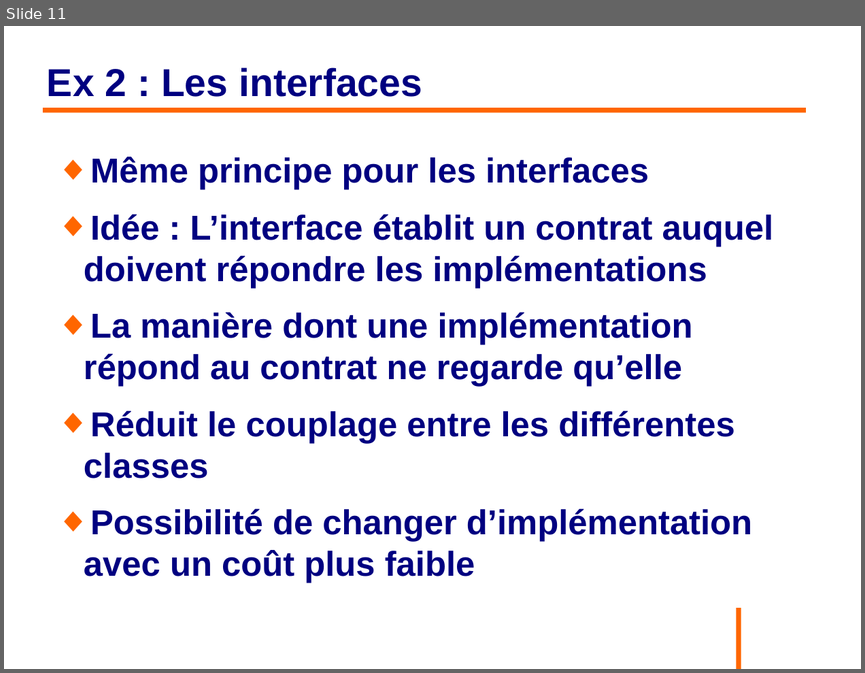
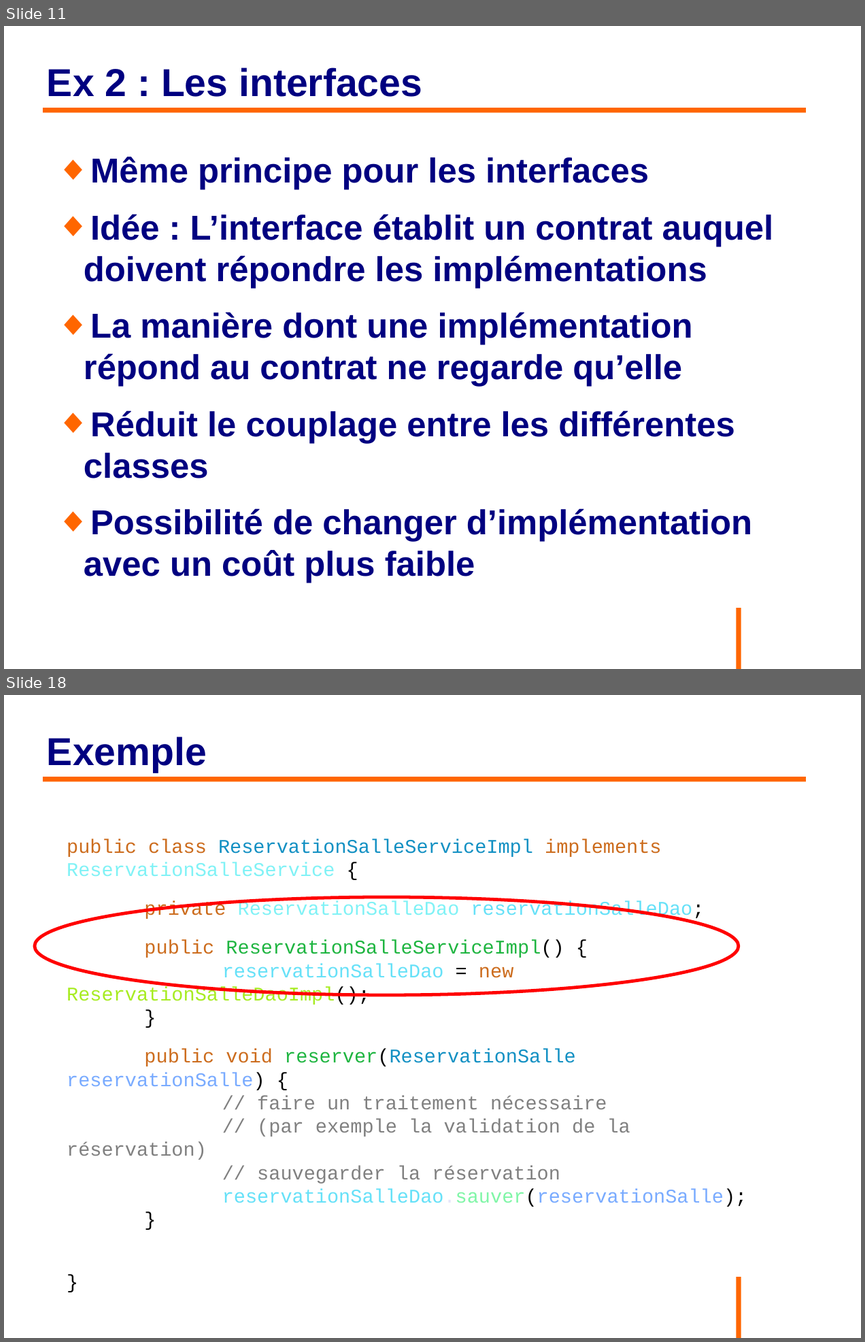
Before and after one commit to philphils/formation-spring, a slide deck: Documentation/diapo_formation_spring.odp. Shown one above the other, each under a label of ours: slide 11 before the commit, slides 11 and 18 after it; the slides between them are not shown. The pictures are 865x673 and 865x1342 pixels, drawn with LibreOffice and Linux fonts; fonts in the diff are those of the drawing; background and template pictures are left out. Boxes give left, top, right and bottom in pixels: in the first picture for what was removed or moved away, otherwise in the second. Text is boxed around its words. In the diff, an @@ line names an element or a change of style, - is before the commit and + after.

```diff
--- a/Documentation/diapo_formation_spring.odp
+++ b/Documentation/diapo_formation_spring.odp
@@ slide 18 added at (x1=4, y1=695, x2=861, y2=1338), background #FFFFFF; not listed: 1 template element that a slide beside it also shows @@
@@ title added at (x1=47, y1=736, x2=207, y2=773), 36 pt, text #000080, bold @@
+Exemple
@@ line added from (43, 779) to (806, 779), #FF6600 4.54 pt @@
@@ text added at (x1=67, y1=838, x2=747, y2=1206), 18 pt, text #808080 @@
+public class ReservationSalleServiceImpl implements ReservationSalleService {
+private ReservationSalleDao reservationSalleDao;
+public ReservationSalleServiceImpl() {
+reservationSalleDao = new ReservationSalleDaoImpl();
+}
+public void reserver(ReservationSalle reservationSalle) {
+// faire un traitement nécessaire
+// (par exemple la validation de la réservation)
+// sauvegarder la réservation
+reservationSalleDao.sauver(reservationSalle);
+}
+}
@@ ellipse added at (x1=35, y1=897, x2=738, y2=995), outline #FF0000 3 pt @@
```
Also in this commit, not shown: 3 slides changed, 17 other slides added.
